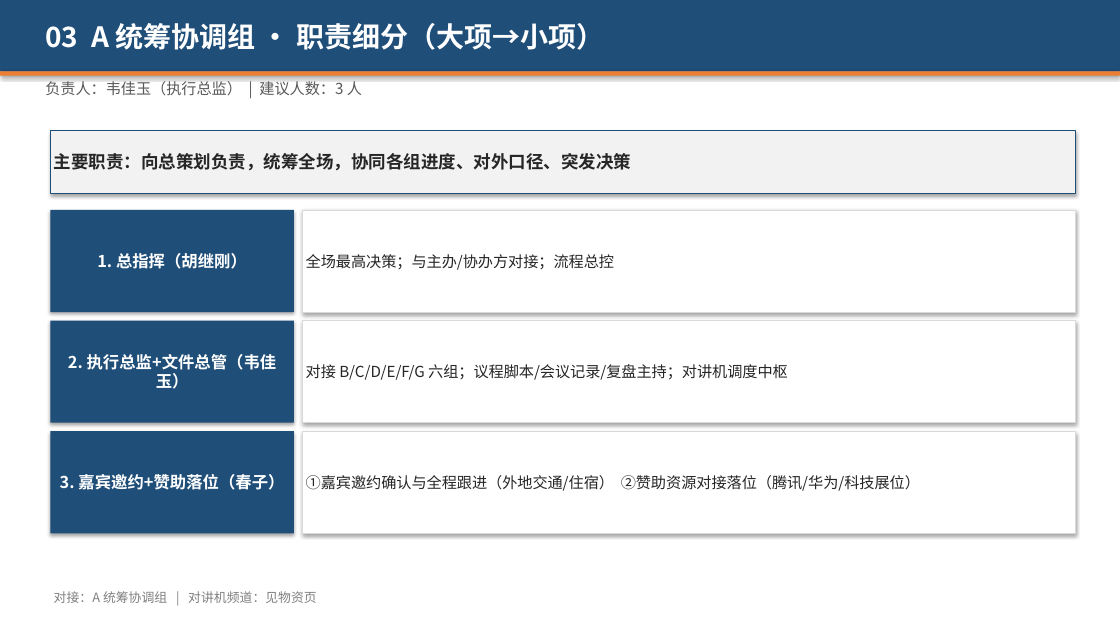
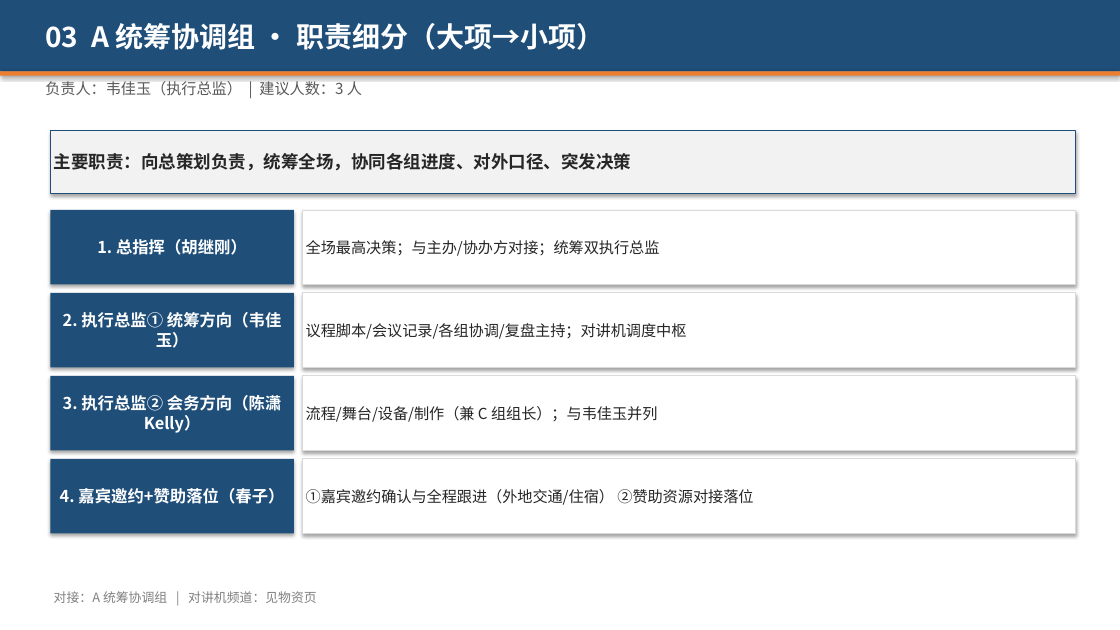
Before and after one commit to hujigang2010-maker/AIDEN, a slide deck: slide 5 of 2026峰会_志愿者分工方案.pptx. Drawn at 1120x630 pixels with LibreOffice and Linux fonts; fonts in the diff are those of the drawing. Boxes give left, top, right and bottom in pixels: in the first picture for what was removed or moved away, otherwise in the second. Text is boxed around its words. In the diff, an @@ line names an element or a change of style, - is before the commit and + after.

```diff
--- a/2026峰会_志愿者分工方案.pptx
+++ b/2026峰会_志愿者分工方案.pptx
@@ rectangle "1. 总指挥（胡继刚）": place and size @@
-rectangle "1. 总指挥（胡继刚）" at [50,210,294,313]
+rectangle "1. 总指挥（胡继刚）" at [50,210,294,285]
@@ rectangle "全场最高决策；与主办/协办方对接；统筹双执行总监": place and size @@
-rectangle "全场最高决策；与主办/协办方对接；统筹双执行总监" at [302,210,1075,313]
+rectangle "全场最高决策；与主办/协办方对接；统筹双执行总监" at [302,210,1075,285]
@@ text in rectangle at [306,240,660,256]: text changed @@
-全场最高决策；与主办/协办方对接；流程总控
+全场最高决策；与主办/协办方对接；统筹双执行总监
@@ rectangle "2. 执行总监① 统筹方向（韦佳玉）": place and size @@
-rectangle "2. 执行总监① 统筹方向（韦佳玉）" at [50,321,294,423]
+rectangle "2. 执行总监① 统筹方向（韦佳玉）" at [50,293,294,368]
@@ rectangle "议程脚本/会议记录/各组协调/复盘主持；对讲机调度中枢": place and size @@
-rectangle "议程脚本/会议记录/各组协调/复盘主持；对讲机调度中枢" at [302,321,1075,423]
+rectangle "议程脚本/会议记录/各组协调/复盘主持；对讲机调度中枢" at [302,293,1075,368]
@@ text in rectangle at [63,312,282,348]: text changed @@
-2. 执行总监+文件总管（韦佳玉）
+2. 执行总监① 统筹方向（韦佳玉）
@@ text in rectangle at [306,323,687,339]: text changed @@
-对接 B/C/D/E/F/G 六组；议程脚本/会议记录/复盘主持；对讲机调度中枢
+议程脚本/会议记录/各组协调/复盘主持；对讲机调度中枢
@@ rectangle added at [50,376,294,450], fill #1F4E79, 14 pt, text #FFFFFF, bold @@
+3. 执行总监② 会务方向（陈潇 Kelly）
@@ rectangle added at [302,376,1075,450], fill #FFFFFF, outline #D9D9D9 0.75 pt, 13 pt, text #262626 @@
+流程/舞台/设备/制作（兼 C 组组长）；与韦佳玉并列
@@ rectangle "4. 嘉宾邀约+赞助落位（春子）": place and size @@
-rectangle "4. 嘉宾邀约+赞助落位（春子）" at [50,431,294,534]
+rectangle "4. 嘉宾邀约+赞助落位（春子）" at [50,459,294,534]
@@ rectangle "①嘉宾邀约确认与全程跟进（外地交通/住宿） ②赞助资源对接落位": place and size @@
-rectangle "①嘉宾邀约确认与全程跟进（外地交通/住宿） ②赞助资源对接落位" at [302,431,1075,534]
+rectangle "①嘉宾邀约确认与全程跟进（外地交通/住宿） ②赞助资源对接落位" at [302,459,1075,534]
@@ text in rectangle at [60,488,284,504]: text changed @@
-3. 嘉宾邀约+赞助落位（春子）
+4. 嘉宾邀约+赞助落位（春子）
@@ text in rectangle at [306,489,753,505]: text changed @@
-①嘉宾邀约确认与全程跟进（外地交通/住宿） ②赞助资源对接落位（腾讯/华为/科技展位）
+①嘉宾邀约确认与全程跟进（外地交通/住宿） ②赞助资源对接落位
```
Also in this commit, not shown: 4 other slides changed, 1 slide added, 2 other files.
